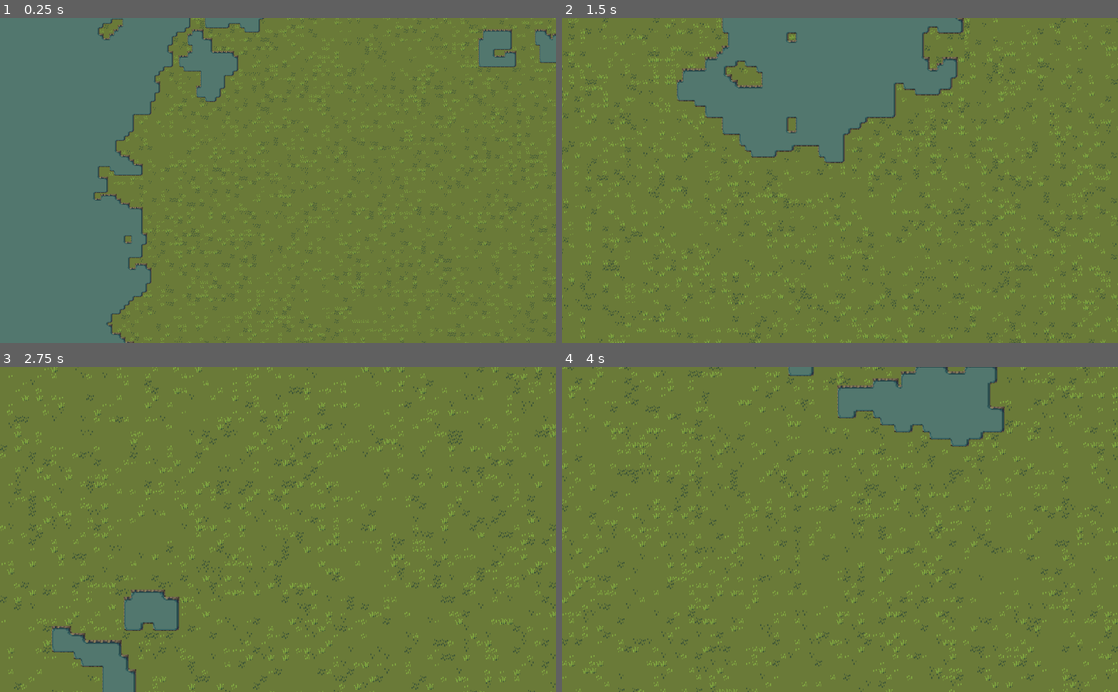
Above: before the commit, frames 1-4 (two rows, left to right).
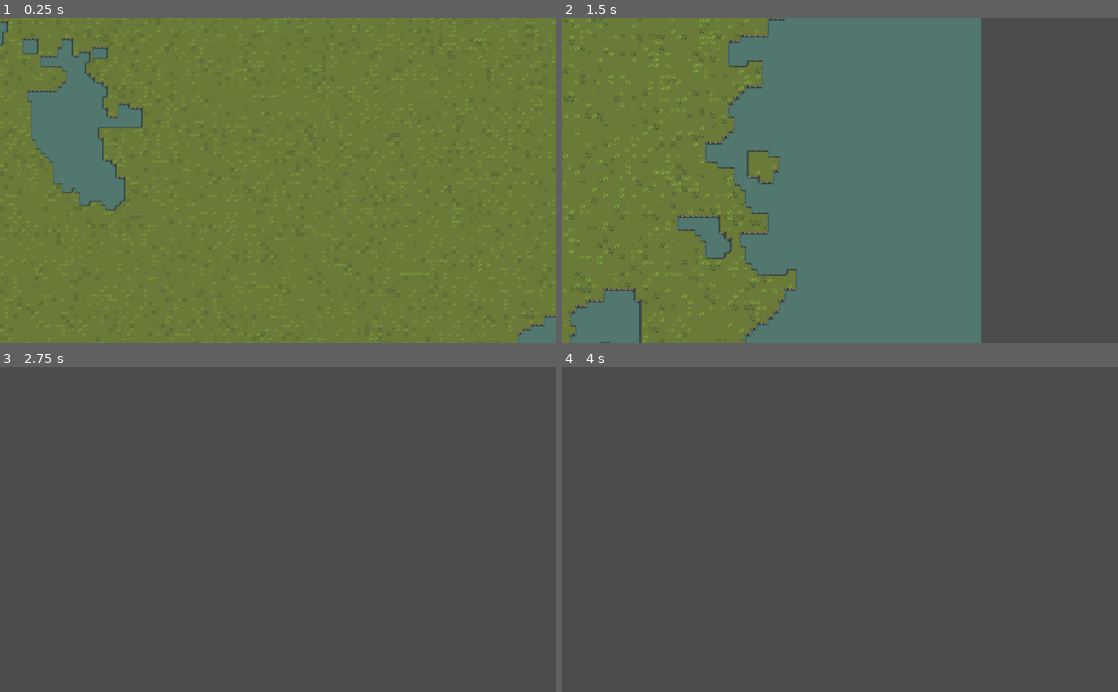
Above: after the commit, the same moments.

Repository: Icbitic/EndlessWarfare
Game: Godot game, scene res://Main.tscn
Two runs of this game, one before a commit and one after it. Both use one fixed random seed, a clock stepped at 60 frames per second and the inputs below. The engine's default icon, where the game draws it, is replaced by a stand-in: a white triangle on a blue panel in a dark square.
Inputs (mouse positions are in pixels of both pictures, inside the frame that each line leads up to):
- Up to frame 1 (0.25 s): no input
- Up to frame 2 (1.5 s): tap Enter at 0.5 s; move the mouse to (962, 164) at 0.52 s; hold Right (ui_right) 0.53-1.28 s; tap Mouse wheel up (zoom_in) at 0.6 s; move the mouse to (728, 196) at 1.27 s; hold Down (ui_down) from 1.28 s (still down); tap Mouse wheel down (zoom_out) at 1.35 s
- Up to frame 3 (2.75 s): move the mouse to (333, 458) at 2.02 s; release Down (ui_down) at 2.03 s; hold Right (ui_right) from 2.03 s (still down); tap Mouse wheel up (zoom_in) at 2.1 s
- Up to frame 4 (4 s): move the mouse to (812, 594) at 2.77 s; release Right (ui_right) at 2.78 s; hold Up (ui_up) 2.78-3.53 s; tap Mouse wheel down (zoom_out) at 2.85 s; move the mouse to (1006, 578) at 3.52 s; hold Left (ui_left) from 3.53 s (still down); tap Mouse wheel up (zoom_in) at 3.6 s

The runs differ from the first frame. In frame 1, 29% of the frame differs, in the area x 0-100%, y 0-100%; in frame 2, 62%; in frame 3, 98%; in frame 4, 98%.

Commit message:
Improve performance

Diff:
--- a/Settings.gd
+++ b/Settings.gd
@@ -1,6 +1,9 @@
 extends Node
 
 var version = "0.2.1"
+
+# The map_size should be greater than 96
+var map_size = 256
 
 var echo_recordings = true
 var restore_logs_to_memory = false
--- a/game_world/Map.gd
+++ /dev/null
@@ -1,168 +0,0 @@
-extends Node
-
-enum {TERRAIN, PATH, FLOOR, FENCE, WALL}
-enum {LAND, WATER}
-enum {DIRT_ROAD, STONE_ROAD}
-enum {CLEAN_FLOOR, CRACKED_FLOOR, CRACKED_FLOOR2}
-enum {BLACK_WALL}
-
-const CHUNK_SIZE = 16
-# This MAP_SIZE refers to cells
-const MAP_SIZE = 512
-const MAP_MIDPOINT = Vector2(0.5, 0.5) * MAP_SIZE
-const CHUNK_MIDPOINT = Vector2(0.5, 0.5) * CHUNK_SIZE
-const CHUNK_END_SIZE = CHUNK_SIZE - 1
-const WORLD_HEIGHT = 5
-
-var player
-var thread
-
-var chunks = {}
-
-onready var world = get_parent()
-
-func _ready():
-	player = world.get_node("Players/" + str(world.player_id))
-
-	$Wall.GlobalNavigation = $Navigation
-	$Terrain.GlobalNavigation = $Navigation
-
-
-	# Todo: check if there is a existing saven
-
-	#thread = Thread.new()
-	#thread.start(self, "_generate")
-
-	_generate()
-
-	for i in chunks.keys():
-		draw_chunk(chunks[i].chunk_position, false)
-
-	$Terrain.update_bitmask_region()
-
-func _exit_tree():
-	if thread != null:
-		thread.wait_to_finish()
-
-func draw_cell(x, y, z, update_bitmask = true):
-	match z:
-		TERRAIN:
-			$Terrain.set_cell(x, y, get_cell(x, y, z))
-			if update_bitmask:
-				$Terrain.update_bitmask_region()
-			return OK
-		PATH:
-			$Path.set_cell(x, y, get_cell(x, y, z))
-			return OK
-		FLOOR:
-			$Floor.set_cell(x, y, get_cell(x, y, z))
-			return OK
-		FENCE:
-			$Fence.set_cell(x, y, get_cell(x, y, z))
-			return OK
-		WALL:
-			$Wall.set_cell(x, y, get_cell(x, y, z))
-			return OK
-		_:
-			return ERR_DOES_NOT_EXIST
-
-
-func draw_chunk(chunk_position, update = false):
-	var _chunk = chunks[chunk_position]
-	for z in range(WORLD_HEIGHT):
-		for i in range(CHUNK_SIZE):
-			for j in range(CHUNK_SIZE):
-				draw_cell(i + chunk_position.x * CHUNK_SIZE,
-						j + chunk_position.y * CHUNK_SIZE, z, update)
-	return OK
-
-func set_cell(x, y, z, tile, update_bitmask = true):
-	var chunk_position = Vector2(floor(x / CHUNK_SIZE), floor(y / CHUNK_SIZE))
-	chunks[chunk_position].set_cell(x - CHUNK_SIZE * chunk_position.x,
-			y - CHUNK_SIZE * chunk_position.y, z, tile)
-	draw_cell(x, y, z, update_bitmask)
-
-func get_cell(x, y, z):
-	var chunk_position = Vector2(floor(x / CHUNK_SIZE), floor(y / CHUNK_SIZE))
-	if chunks[chunk_position].data.has(Vector3(
-			x - CHUNK_SIZE * chunk_position.x,
-			y - CHUNK_SIZE * chunk_position.y, z)):
-		return chunks[chunk_position].data[Vector3(
-				x - CHUNK_SIZE * chunk_position.x,
-				y - CHUNK_SIZE * chunk_position.y, z)]
-	return ERR_DOES_NOT_EXIST
-
-func _generate():
-	# The random_seed is required to keep sync of all the chunks' random seed
-	randomize()
-	var random_seed = randi()
-
-	LogRecorder.record("Starting generating the world.")
-	var initial_time = OS.get_ticks_msec()
-
-	# If MAP_SIZE / CHUNK_SIZE cannot be a integer
-	# Use the closest integer smaller than it instead
-	# warning-ignore:integer_division
-	for i in range(MAP_SIZE / CHUNK_SIZE):
-		# warning-ignore:integer_division
-		for j in range(MAP_SIZE / CHUNK_SIZE):
-			var _chunk = Chunk.new()
-			var _chunk_position = Vector2(i, j)
-			_chunk.chunk_position = _chunk_position
-			chunks[_chunk_position] = _chunk
-			$Chunks.add_child(_chunk)
-
-	var terrain_generator = TerrainGenerator.new()
-
-	terrain_generator.map = chunks
-
-	for i in chunks.keys():
-		terrain_generator.generate(chunks[i], random_seed)
-
-	# Post process the map
-	# First to remove the cells of wrong bitmasks
-	var template1 = {
-		Vector2(-1, -1): LAND, Vector2(0, -1): LAND, Vector2(1, -1): WATER,
-		Vector2(-1, 0): LAND, Vector2(0, 0): LAND, Vector2(1, 0): LAND,
-		Vector2(-1, 1): WATER, Vector2(0, 1): LAND, Vector2(1, 1): LAND
-	}
-	var template2 = {
-		Vector2(-1, -1): WATER, Vector2(0, -1): LAND, Vector2(1, -1): LAND,
-		Vector2(-1, 0): LAND, Vector2(0, 0): LAND, Vector2(1, 0): LAND,
-		Vector2(-1, 1): LAND, Vector2(0, 1): LAND, Vector2(1, 1): WATER
-	}
-
-	# Create a cache array of the map to access data more quickly.
-	# Use an array because data in an array can be searched faster.
-	# The cache can make the cost time of this kind of post process
-	# reduce by 0.686s per 65535 cells on my laptop.
-	var _map_cache = []
-	_map_cache.resize(MAP_SIZE)
-	for i in range(MAP_SIZE):
-		var _column_cache = []
-		_column_cache.resize(MAP_SIZE)
-		_map_cache[i] = _column_cache
-
-	for i in range(MAP_SIZE):
-		for j in range(MAP_SIZE):
-			_map_cache[i][j] = get_cell(i, j, TERRAIN)
-
-	# The edge of the map must be WATER, so we don't need to care about them
-	for i in range(1, MAP_SIZE - 1):
-		for j in range(1, MAP_SIZE - 1):
-			var nearby = {
-				Vector2(-1, -1): _map_cache[i - 1][j - 1], Vector2(0, -1): _map_cache[i][j - 1], Vector2(1, -1): _map_cache[i + 1][j - 1],
-				Vector2(-1, 0): _map_cache[i - 1][j], Vector2(0, 0): _map_cache[i][j], Vector2(1, 0): _map_cache[i + 1][j],
-				Vector2(-1, 1): _map_cache[i - 1][j + 1], Vector2(0, 1): _map_cache[i][j + 1], Vector2(1, 1): _map_cache[i + 1][j + 1]
-			}
-			if (nearby.hash() == template1.hash() or
-					nearby.hash() == template2.hash()):
-				for m in range(i - 1, i + 2):
-					for n in range(j - 1, j + 2):
-						set_cell(m, n, TERRAIN, LAND)
-
-	var final_time = OS.get_ticks_msec()
-	LogRecorder.record("Finished generating the world, with the time of " +
-			str(((final_time as float) - (initial_time as float)) / 1000) + "s")
-
-	return OK
--- a/game_world/Navigation.gd
+++ b/game_world/Navigation.gd
@@ -15,6 +15,9 @@
 func remove_cellv(pos):
 	$TileMap.set_cell(pos, -1)
 
+func update():
+	$TileMap.update_dirty_quadrants()
+
 func search_path(start: Vector2, end: Vector2, optimize: bool = true):
 
 	if Settings.record_navigation_details:
--- a/game_world/World.tscn
+++ b/game_world/World.tscn
@@ -2,7 +2,7 @@
 
 [ext_resource path="res://game_world/World.gd" type="Script" id=1]
 [ext_resource path="res://game_world/map/plane_map.gd" type="Script" id=2]
-[ext_resource path="res://game_world/Map.gd" type="Script" id=3]
+[ext_resource path="res://game_world/map/Map.gd" type="Script" id=3]
 [ext_resource path="res://asset/Tiles.png" type="Texture" id=4]
 [ext_resource path="res://game_world/player.gd" type="Script" id=5]
 [ext_resource path="res://game_world/Navigation.tscn" type="PackedScene" id=6]
@@ -86,10 +86,10 @@
 [node name="0" type="Node2D" parent="Players"]
 script = ExtResource( 5 )
 
-[node name="Camera2D" type="Camera2D" parent="."]
+[node name="Camera2D" type="Camera2D" parent="Players/0"]
 offset = Vector2( 1024, 1024 )
 current = true
 smoothing_enabled = true
 script = ExtResource( 9 )
 
-[node name="Tween" type="Tween" parent="Camera2D"]
+[node name="Tween" type="Tween" parent="Players/0/Camera2D"]
--- /dev/null
+++ b/game_world/map/Map.gd
@@ -0,0 +1,128 @@
+extends Node
+
+enum {TERRAIN, PATH, FLOOR, FENCE, WALL}
+enum {LAND, WATER}
+enum {DIRT_ROAD, STONE_ROAD}
+enum {CLEAN_FLOOR, CRACKED_FLOOR, CRACKED_FLOOR2}
+enum {BLACK_WALL}
+
+const CHUNK_SIZE = 16
+const CHUNK_MIDPOINT = Vector2(0.5, 0.5) * CHUNK_SIZE
+const CHUNK_END_SIZE = CHUNK_SIZE - 1
+const WORLD_HEIGHT = 5
+
+var map_size
+
+var player
+var thread
+
+var chunks
+
+onready var world = get_parent()
+
+func _ready():
+	player = world.get_node("Players/" + str(world.player_id))
+
+	chunks = Chunks.new()
+
+	$Wall.GlobalNavigation = $Navigation
+	$Terrain.GlobalNavigation = $Navigation
+
+	# Todo: check if there is a existing saven
+
+	#thread = Thread.new()
+	#thread.start(self, "generate")
+
+	map_size = Settings.map_size
+
+	generate(map_size)
+
+	LogRecorder.record("Starting rendering the map.")
+	var initial_time = OS.get_ticks_msec()
+
+	draw_chunks(false)
+
+	$Terrain.update_bitmask_region()
+
+	var final_time = OS.get_ticks_msec()
+	LogRecorder.record("Finished rendering the map in " +
+			str(((final_time as float) - (initial_time as float)) / 1000) + "s.")
+
+
+func _exit_tree():
+	if thread != null:
+		thread.wait_to_finish()
+
+func draw_cell(x, y, z, update_bitmask = true):
+	match z:
+		TERRAIN:
+			$Terrain.set_cell(x, y, get_cell(x, y, z))
+			if update_bitmask:
+				$Terrain.update_bitmask_region()
+			return OK
+		PATH:
+			$Path.set_cell(x, y, get_cell(x, y, z))
+			return OK
+		FLOOR:
+			$Floor.set_cell(x, y, get_cell(x, y, z))
+			return OK
+		FENCE:
+			$Fence.set_cell(x, y, get_cell(x, y, z))
+			return OK
+		WALL:
+			$Wall.set_cell(x, y, get_cell(x, y, z))
+			return OK
+		_:
+			return ERR_DOES_NOT_EXIST
+
+
+func draw_chunks(update = false):
+	for i in range(map_size):
+		for j in range(map_size):
+			draw_cell(i, j, TERRAIN, update)
+
+	for chunk in chunks.data.keys():
+		for position in chunks.data[chunk].data.keys():
+			draw_cell(position.x + chunks.data[chunk].chunk_position.x * CHUNK_SIZE,
+					position.y + chunks.data[chunk].chunk_position.y * CHUNK_SIZE,
+					position.z)
+	return OK
+
+func set_cell(x, y, z, tile, update_bitmask = true):
+	var result = chunks.set_cell(x, y, z, tile, update_bitmask)
+	draw_cell(x, y, z, update_bitmask)
+	return result
+
+func get_cell(x, y, z):
+	return chunks.get_cell(x, y, z)
+
+# This method does not check if the key exists in chunks
+# If the key does not exist in chunks, the program will CRASH!!!
+func get_cellf(x, y, z):
+	return chunks.get_cellf(x, y, z)
+
+func generate(size):
+	LogRecorder.record("Starting generating the map.")
+	var initial_time = OS.get_ticks_msec()
+
+	chunks.map_size = size
+	chunks.data = {}
+
+	# If map_size / CHUNK_SIZE cannot be a integer
+	# Use the closest integer smaller than it instead
+	# warning-ignore:integer_division
+	for i in range(size / CHUNK_SIZE):
+		# warning-ignore:integer_division
+		for j in range(size / CHUNK_SIZE):
+			var _chunk = Chunk.new()
+			var _chunk_position = Vector2(i, j)
+			_chunk.chunk_position = _chunk_position
+			chunks.data[_chunk_position] = _chunk
+			$Chunks.add_child(_chunk)
+
+	chunks.generate()
+
+	var final_time = OS.get_ticks_msec()
+	LogRecorder.record("Finished generating a "+ str(size) + "x map in " +
+			str(((final_time as float) - (initial_time as float)) / 1000) + "s.")
+	return OK
--- a/game_world/map/Map.tscn
+++ b/game_world/map/Map.tscn
@@ -10,7 +10,7 @@
 [ext_resource path="res://tilesets/floor.tres" type="TileSet" id=8]
 [ext_resource path="res://tilesets/wall.tres" type="TileSet" id=9]
 [ext_resource path="res://tilesets/fence.tres" type="TileSet" id=10]
-[ext_resource path="res://game_world/Map.gd" type="Script" id=11]
+[ext_resource path="res://game_world/map/Map.gd" type="Script" id=11]
 
 [node name="Map" type="Node2D"]
 script = ExtResource( 11 )
--- /dev/null
+++ b/game_world/map/chunks.gd
@@ -0,0 +1,36 @@
+class_name Chunks
+extends Resource
+
+const CHUNK_SIZE = 16
+
+var map_size = 25
+var data = {}
+
+func _ready():
+	pass
+
+func set_cell(x, y, z, tile):
+	var chunk_position = Vector2(floor(x / CHUNK_SIZE), floor(y / CHUNK_SIZE))
+	data[chunk_position].set_cell(x - CHUNK_SIZE * chunk_position.x,
+			y - CHUNK_SIZE * chunk_position.y, z, tile)
+
+func get_cell(x, y, z):
+	var chunk_position = Vector2(floor(x / CHUNK_SIZE), floor(y / CHUNK_SIZE))
+	if data[chunk_position].data.has(Vector3(
+			x - CHUNK_SIZE * chunk_position.x,
+			y - CHUNK_SIZE * chunk_position.y, z)):
+				return get_cellf(x, y, z)
+	return ERR_DOES_NOT_EXIST
+
+# This method does not check if the key exists in chunks
+# If the key does not exist in chunks, the program will CRASH!!!
+func get_cellf(x, y, z):
+	var chunk_position = Vector2(floor(x / CHUNK_SIZE), floor(y / CHUNK_SIZE))
+	return data[chunk_position].data[Vector3(
+			x - CHUNK_SIZE * chunk_position.x,
+			y - CHUNK_SIZE * chunk_position.y, z)]
+
+func generate():
+	var terrain_generator = TerrainGenerator.new()
+
+	terrain_generator.generate(self)
--- a/game_world/terrain_generator/terrain_generator.gd
+++ b/game_world/terrain_generator/terrain_generator.gd
@@ -9,60 +9,108 @@
 
 const CHUNK_SIZE = 16
 const CHUNK_MIDPOINT = Vector2(0.5, 0.5) * CHUNK_SIZE
-# This MAP_SIZE refers to cells
-const MAP_SIZE = 512
-const MAP_MIDPOINT = Vector2(0.5, 0.5) * MAP_SIZE
 
 const LAND_THRESHOLD = -0.35
 
-onready var map
+var map_size_default = Settings.map_size
+
+# The map_size is in cells.
+# The map_size is 256 by default.
+var map_size = 256
+
+var map_midpoint = Vector2(0.5, 0.5) * map_size
 
 func _ready():
 	pass
 
-static func generate(chunk, random_seed):
-	var data = {}
+func generate(chunks):
+	randomize()
+
+	map_size = chunks.map_size
+	map_midpoint = Vector2(0.5, 0.5) * map_size
 
 	# Generate Terrain
 	var noise = OpenSimplexNoise.new()
 
-	noise.seed = random_seed
+	noise.seed = randi()
 	noise.octaves = 5
 	noise.period = 64
 	noise.persistence = 0.8
+	for chunk in chunks.data.keys():
+		for i in range(CHUNK_SIZE):
+			for j in range(CHUNK_SIZE):
+				if (noise.get_noise_2d(
+							CHUNK_SIZE * chunks.data[chunk].chunk_position.x + i,
+							CHUNK_SIZE * chunks.data[chunk].chunk_position.y + j)
+							- _get_falloff_value(
+							CHUNK_SIZE * chunks.data[chunk].chunk_position.x + i,
+							CHUNK_SIZE * chunks.data[chunk].chunk_position.y + j)) > LAND_THRESHOLD:
 
-	for i in range(CHUNK_SIZE):
-		for j in range(CHUNK_SIZE):
-			if (noise.get_noise_2d(
-						CHUNK_SIZE * chunk.chunk_position.x + i,
-						CHUNK_SIZE * chunk.chunk_position.y + j)
-						- _get_falloff_value(
-						CHUNK_SIZE * chunk.chunk_position.x + i,
-						CHUNK_SIZE * chunk.chunk_position.y + j)) > LAND_THRESHOLD:
+					chunks.data[chunk].data[Vector3(i, j, TERRAIN)] = LAND
 
-				data[Vector3(i, j, TERRAIN)] = LAND
+					# Set the nearby cells to LAND to avoid bitmask problems.
+					# The returned array from the range function will not include
+					# the second argument, so it is "i(j) + 2" here.
+					for m in range(i - 1, i + 2):
+						for n in range(j - 1, j + 2):
+							if (m >= 0 and m <= 15) and (n >= 0 and n <= 15):
+								chunks.data[chunk].data[Vector3(m, n, TERRAIN)] = LAND
+				else:
+					if not chunks.data[chunk].data.has(Vector3(i, j, TERRAIN)):
+						chunks.data[chunk].data[Vector3(i, j, TERRAIN)] = WATER
 
-				# Set the nearby cells to LAND to avoid bitmask problems.
-				# The returned array from the range function will not include
-				# the second argument, so it is "i(j) + 2" here.
+	# Post process the map
+	# First to remove the cells of wrong bitmasks
+	var template1 = [
+		LAND, LAND, WATER,
+		LAND, LAND, LAND,
+		WATER, LAND, LAND
+	]
+	var template2 = [
+		WATER, LAND, LAND,
+		LAND, LAND, LAND,
+		LAND, LAND, WATER
+	]
+
+	# Create a cache array of the map to access data more quickly.
+	# Use an array because data in an array can be searched faster.
+	# The cache can make the cost time of this kind of post process
+	# reduce by 0.686s per 65535 cells on my laptop.
+	var _map_cache = []
+	_map_cache.resize(map_size)
+	for i in range(map_size):
+		var _column_cache = []
+		_column_cache.resize(map_size)
+		_map_cache[i] = _column_cache
+
+	for i in range(map_size):
+		for j in range(map_size):
+			var chunk_position = Vector2(floor(i / CHUNK_SIZE), floor(j / CHUNK_SIZE))
+			_map_cache[i][j] = chunks.data[chunk_position].data[Vector3(
+					i - CHUNK_SIZE * chunk_position.x,
+					j - CHUNK_SIZE * chunk_position.y, TERRAIN)]
+
+	# The edge of the map must be WATER, so we don't need to care about them
+	for i in range(1, map_size - 1):
+		for j in range(1, map_size - 1):
+			var nearby = [
+				_map_cache[i - 1][j - 1], _map_cache[i][j - 1], _map_cache[i + 1][j - 1],
+				_map_cache[i - 1][j], _map_cache[i][j], _map_cache[i + 1][j],
+				_map_cache[i - 1][j + 1], _map_cache[i][j + 1], _map_cache[i + 1][j + 1]
+			]
+			if (nearby.hash() == template1.hash() or
+					nearby.hash() == template2.hash()):
 				for m in range(i - 1, i + 2):
 					for n in range(j - 1, j + 2):
-						if (m >= 0 and m <= 15) and (n >= 0 and n <= 15):
-							data[Vector3(m, n, TERRAIN)] = LAND
-			else:
-				if not data.has(Vector3(i, j, TERRAIN)):
-					data[Vector3(i, j, TERRAIN)] = WATER
-
-	chunk.data = data
-
+						var chunk_position = Vector2(floor(m / CHUNK_SIZE), floor(n / CHUNK_SIZE))
+						chunks.data[chunk_position].set_cell(m - CHUNK_SIZE * chunk_position.x,
+								n - CHUNK_SIZE * chunk_position.y, TERRAIN, LAND)
 	return OK
 
 
-static func _get_falloff_value(x, y):
-	var value = max(abs(x - MAP_MIDPOINT.x) / (0.5 * MAP_SIZE), abs(y - MAP_MIDPOINT.y) / (0.5 * MAP_SIZE))
+func _get_falloff_value(x, y):
+	var value = max(abs(x - map_midpoint.x) / (0.5 * map_size), abs(y - map_midpoint.y) / (0.5 * map_size))
 
-	var a = 3
-	var b = 2.2
-	value = pow(value, a) / (pow(value, a) + pow(b - b * value, a))
+	value = pow(value, 3) / (pow(value, 3) + pow(2.2 - 2.2 * value, 3))
 
 	return value
--- a/packs_manager/PacksManager.gd
+++ b/packs_manager/PacksManager.gd
@@ -32,9 +32,9 @@
 							LogRecorder.record("Unable to load" + dir.get_current_dir() + "//info.json")
 
 
-						if !ProjectSettings.load_resource_pack(dir.get_current_dir()
+						if not ProjectSettings.load_resource_pack(dir.get_current_dir()
 								+ "//" + file_name):
-							LogRecorder.record("Unable to load " + dir.get_current_dir()+ "//" + file_name, 1)
+							LogRecorder.record("Unable to load " + dir.get_current_dir()+ "/" + file_name, 1)
 							break
 
 						var scene = load("res://" + info.name + "//" + info.name + ".tscn")
--- a/project.godot
+++ b/project.godot
@@ -13,6 +13,11 @@
 "class": "Chunk",
 "language": "GDScript",
 "path": "res://game_world/chunk.gd"
+}, {
+"base": "Resource",
+"class": "Chunks",
+"language": "GDScript",
+"path": "res://game_world/map/chunks.gd"
 }, {
 "base": "Node2D",
 "class": "Database",
@@ -36,6 +41,7 @@
 } ]
 _global_script_class_icons={
 "Chunk": "",
+"Chunks": "",
 "Database": "",
 "Pack": "",
 "PlaneMap": "",
Not shown, removed: game_world/map/Map.tscn.depren
Not shown, changed: mods/TestMod/Test mod for Endless Warfare.exe
